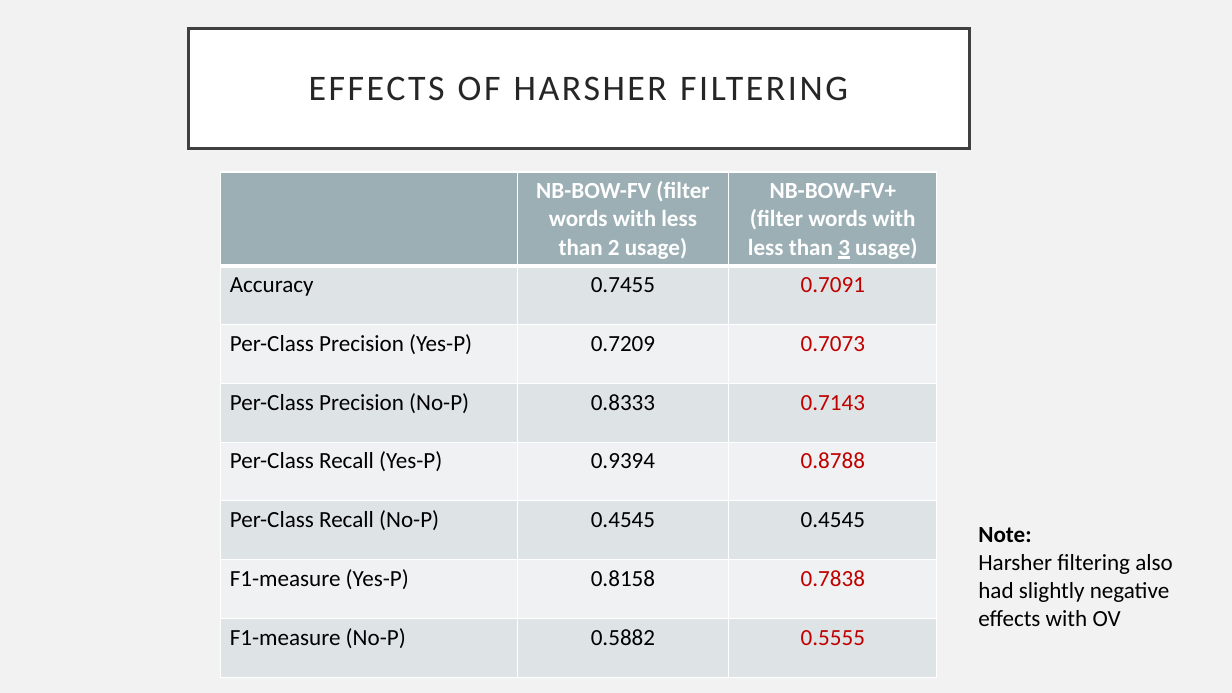
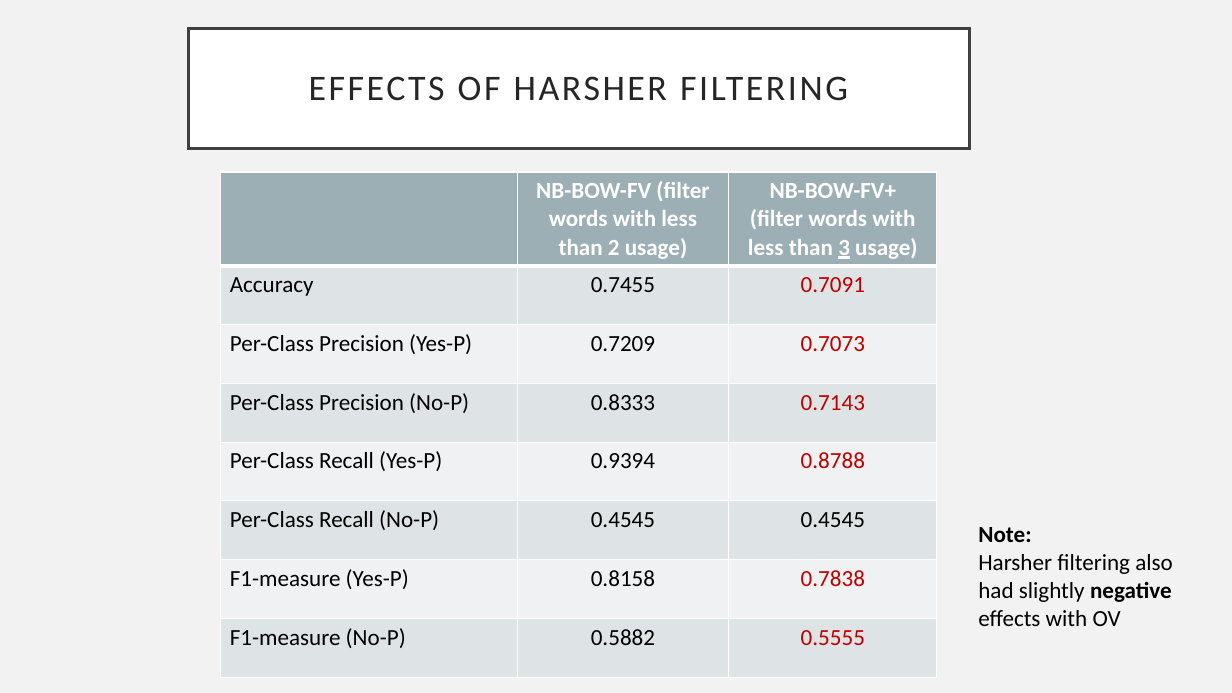
Before and after one commit to patnunes/COMP472, a slide deck: slide 11 of A3_Analysis.pptx. Drawn at 1232x693 pixels with LibreOffice and Linux fonts; fonts in the diff are those of the drawing. Boxes give left, top, right and bottom in pixels: in the first picture for what was removed or moved away, otherwise in the second. Text is boxed around its words. In the diff, an @@ line names an element or a change of style, - is before the commit and + after.

```diff
--- a/A3_Analysis.pptx
+++ b/A3_Analysis.pptx
@@ text at [978,554,1173,626]: bold on in "negative" @@
```
Also in this commit, not shown: 1 other slide changed, 3 other files.
